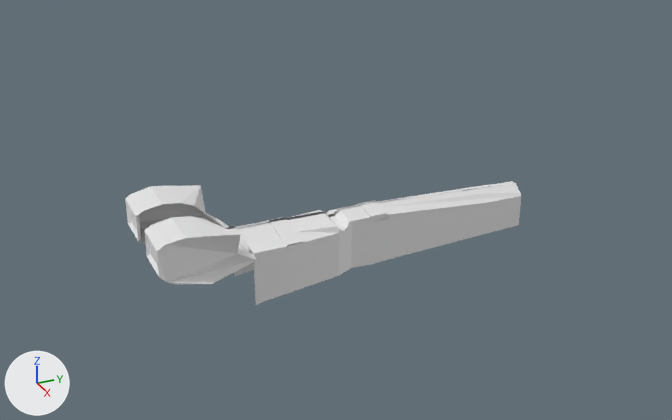
What one commit did to the Blender file Models/Vehicles/Air/mi28/mi28.blend.
One viewpoint serves both versions: a camera (50 mm lens) standing at (18.86, -6.01, 10.27) and looking at (-0.28, 2.6, 0.7). The lights are fixed; the arrows at lower left show +X, +Y and +Z.

In view in the first picture: 'fuselage'.
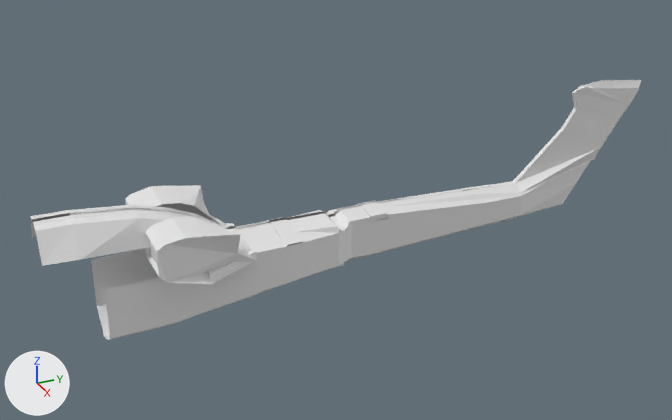
Pixel boxes (x1, y1, x2, y2) of what changed, in the pictures (672 x 420 px):
'fuselage', reshaped (54% wider, 109% taller)
    before: (125, 181, 521, 305)
    after: (30, 80, 641, 340)
part 1 of me_plane, built on
    before: (126, 185, 263, 305)
    after: (30, 80, 641, 340)

The change, as a diff of the scene's bpy script:
```diff
--- a/Models/Vehicles/Air/mi28/mi28.blend.py
+++ b/Models/Vehicles/Air/mi28/mi28.blend.py
@@ me_plane @@
 # used by ob_fuselage; parent = ob_mi28; location = (-0.00152, -0.255, 0.883); scale = (0.0647, 0.0639, 1.0)
-me_plane.from_pydata(...)  # 138 vertices, 102 faces; spans x -1.0..24.0, y -32.0..124.0, z -2.0..1.0
+me_plane.from_pydata(...)  # 264 vertices, 206 faces; spans x -1.0..24.0, y -67.0..184.0, z -2.0..2.0
+# me_plane part 1
+# 1 vertex is removed from x 12.0, y 5.0, z -2.0
+# 16 faces are deleted
+# 110 vertices are added at x -1.0..22.0, y -67.0..184.0, z -2.0..2.0
+# 7 new vertices lie (11.0, 0.0, 0.0) away from vertices in x 6.0, y -32.0..-14.0, z 0.0..1.0
+# 5 new vertices lie (0.0, -9.0, 0.0) away from vertices in x -1.0..6.0, y -1.0, z 0.0
+# 5 new vertices lie (-6.0, 0.0, 0.0) away from vertices in x 6.0, y 8.0..124.0, z -2.0..-1.0
+# 120 new faces join them
```
